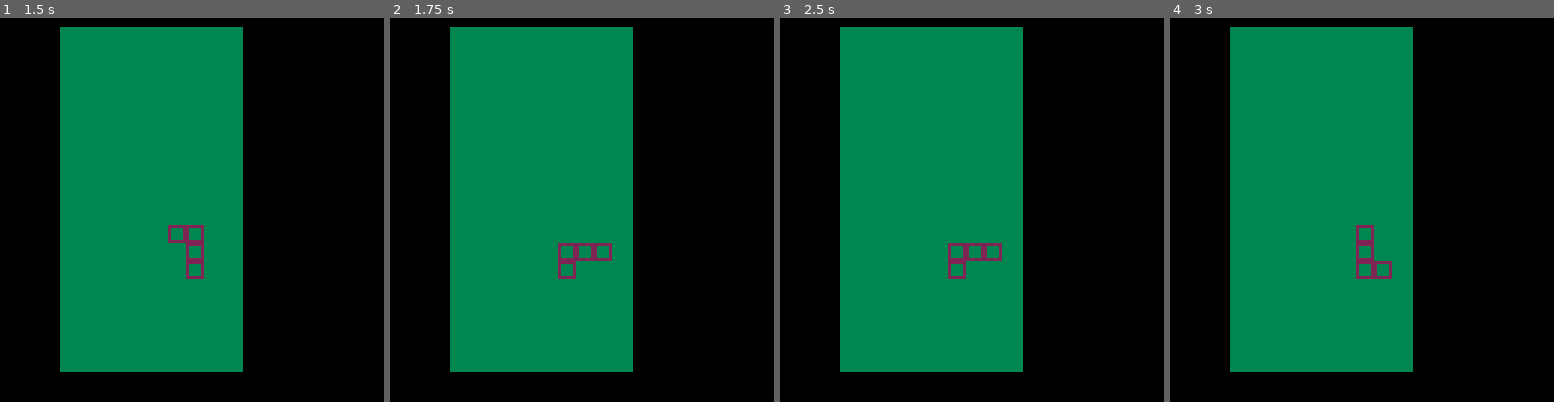
Above: before the commit, frames 1-4 (left to right).
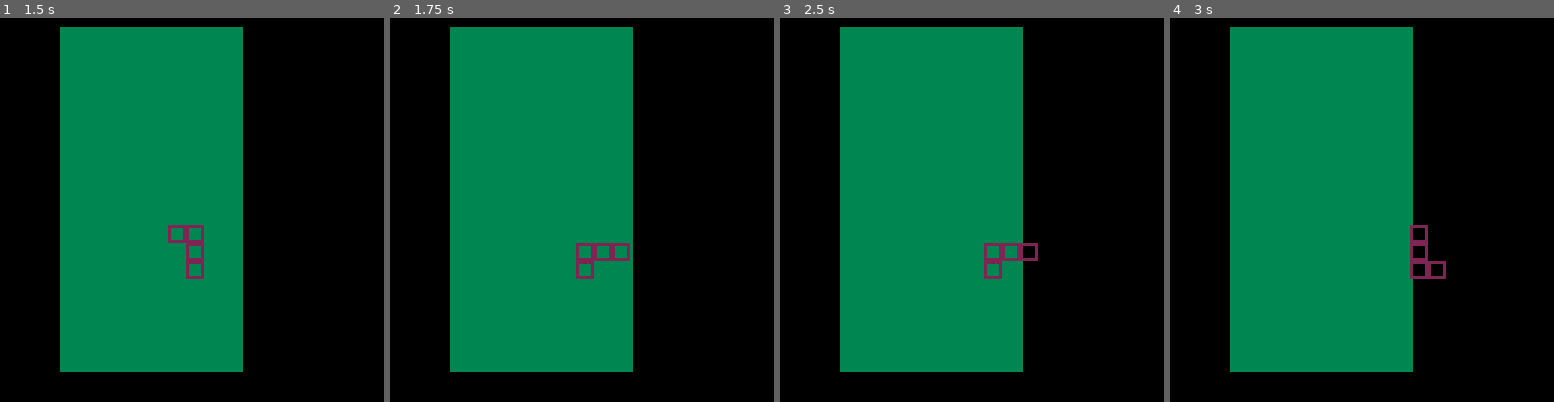
Above: after the commit, the same moments.

Repository: SHKBRD/testris
Game: PICO-8 cartridge tetris.p8
Same seed, same stepped clock (60 frames per second), same inputs: the game is played once before the commit and once after it.
Inputs:
- Up to frame 1 (1.5 s): tap X (X key) at 0.33, 1.07 s; tap O (Z key) at 0.7 s
- Up to frame 2 (1.75 s): hold Right from 1.6 s (still down); tap O (Z key) at 1.7 s
- Up to frame 3 (2.5 s): tap X (X key) at 1.85 s; release Right at 2.1 s; tap O (Z key) at 2.1 s; hold Up 2.15-2.42 s; hold Right from 2.47 s (still down)
- Up to frame 4 (3 s): keep holding Right; tap O (Z key) at 2.5, 2.9 s; tap X (X key) at 2.97 s

Frame 1 is identical in both runs. In frame 2, 0.5% of the frame differs, in the area x 43-63%, y 58-68%; in frame 3, 0.7%; in frame 4, 1.0%, in the area x 48-72%, y 53-68%.

Commit message:
add progress

Diff:
--- /dev/null
+++ b/helper.lua
@@ -0,0 +1,21 @@
+-- Save copied tables in `copies`, indexed by original table.
+function deepcopy(orig, copies)
+    copies = copies or {}
+    local orig_type = type(orig)
+    local copy
+    if orig_type == 'table' then
+        if copies[orig] then
+            copy = copies[orig]
+        else
+            copy = {}
+            copies[orig] = copy
+            for orig_key, orig_value in next, orig, nil do
+                copy[deepcopy(orig_key, copies)] = deepcopy(orig_value, copies)
+            end
+            setmetatable(copy, deepcopy(getmetatable(orig), copies))
+        end
+    else -- number, string, boolean, etc
+        copy = orig
+    end
+    return copy
+end
--- a/tetris.lua
+++ b/tetris.lua
@@ -27,8 +27,10 @@
     boardsizey=19
     boardx=20
     boardy=3
-    b={}
+    board={}
     fillboard()
+
+    das_frames = 0
 end
 
 function init_piece_grid(p)
@@ -70,45 +72,117 @@
 function fillboard()
     for i=0, boardsizey do
         local r={}
-        add(b,r)
+        add(board,r)
         for f=0, boardsizex do
             add(r,0)
         end
     end
 end
 
-function dtb(num)
-    local bin=""
-    for i=7,0,-1do
-      bin..=num\2^i %2
-    end
-    return bin
-  end
-
 function tetris_update60()
+    accept_game_inputs()
+end
+
+function accept_game_inputs()
+    if btnp(0) then
+        init_das()
+    end
+    if btn(0) then
+        continue_das()
+    end
+    if btnp(1) then
+        init_das()
+    end
+    if btn(1) then
+        continue_das()
+    end
+    if btn(0) == btn(1) then
+        kill_das(currpiece)
+    end
+
+    if btnp(2) then
+
+    end
+    if btnp(3) then
+
+    end
+    if btn(3) then
+
+    end
     if btnp(5) then
-        rotate_tetrimino(1)
+        attempt_rotate_tetrimino(1, currpiece)
     end
     if btnp(4) then
-        rotate_tetrimino(-1)
-    end
-end
-
-function rotate_tetrimino(dir)
+        attempt_rotate_tetrimino(-1, currpiece)
+    end
+end
+
+function init_das()
+    if btnp(0) != btnp(1) then
+        dasframes = 0
+        movedir = 0
+        if (btnp(1)) movedir += 1
+        if (btnp(0)) movedir -= 1
+        attempt_move_tetrimino(movedir, currpiece)
+    end
+end
+
+function continue_das()
+    if btnp(0) != btnp(1) then
+        das_frames += 1
+    end
+end
+
+function kill_das()
+    das_frames = -1
+end
+
+function attempt_move_tetrimino(dir, tetri)
+    check_tetrimino = {}
+    check_tetrimino = deepcopy(tetri, {})
+    check_tetrimino.x += dir
+    if not is_piece_colliding_grid(check_tetrimino) then
+        tetri.x += dir
+    end
+end
+
+function is_piece_colliding_grid(tetri)
+    for row=1,#tetri.piecegrid do
+        for col=1,#tetri.piecegrid[row] do
+            boardpx = tetri.x+col-1
+            boardpy = tetri.y+row-1
+            if boardpx < 1 or boardpx>boardsizex then
+                stop(1)
+                return true
+            end
+            if tetri.piecegrid[row][col] != 0 and board[boardpy][boardpx] != 0 then
+                stop(2)
+                return true
+            end
+        end
+    end
+    return false
+end
+
+function attempt_rotate_tetrimino(dir)
+    rotate_tetrimino(dir, currpiece)
+end
+
+function rotate_tetrimino(dir, tetri)
     if dir==1 then
-        currpiece.rotation_ind += 1
-        if currpiece.rotation_ind > #pieces[currpiece.pieceid] then
-            currpiece.rotation_ind = 1
+        tetri.rotation_ind += 1
+        if tetri.rotation_ind > #pieces[tetri.pieceid] then
+            tetri.rotation_ind = 1
         end
         --stop(currpiece.rotation_ind)
     elseif dir==-1 then
-        currpiece.rotation_ind -= 1
-        if currpiece.rotation_ind < 1 then
-            currpiece.rotation_ind = #pieces[currpiece.pieceid]
+        tetri.rotation_ind -= 1
+        if tetri.rotation_ind < 1 then
+            tetri.rotation_ind = #pieces[tetri.pieceid]
         end
         --stop(currpiece.rotation_ind)
     end
-    init_piece_grid(currpiece)
+    init_piece_grid(tetri)
 end
 
 function draw_board_backing()
--- a/tetris.p8
+++ b/tetris.p8
@@ -1,5 +1,6 @@
 pico-8 cartridge // http://www.pico-8.com
 version 42
 __lua__
+#include helper.lua
 #include main.lua
 #include tetris.lua
